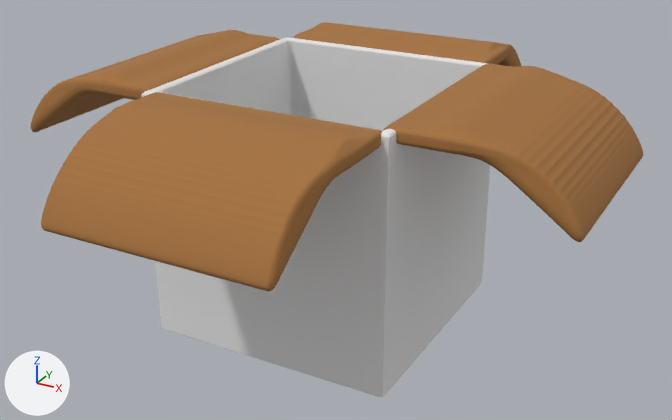
The OBJ model public/UmgeknicktesPaket/umgeknicktesPaket.obj as it was, and as the next commit left it.
The view is the same before and after, from a 50 mm lens placed at (9.88, -17.61, 11.41), pointed at (0.16, 0.07, 2.57). Lighting does not change. The marker at lower left points along +X, +Y and +Z. Where no turn or scale is listed for an object, it has been applied to the vertices.

Objects in the first picture: '23_02_03_06_01_50_711_1', 'umgeknicktesPaket'.
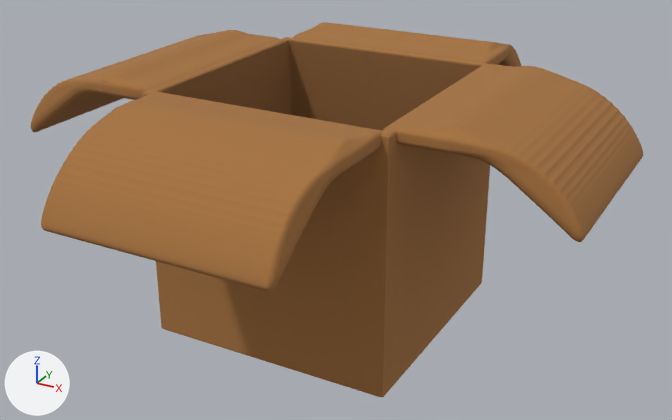
Pixel boxes (x1, y1, x2, y2) of what changed, in the pictures (672 x 420 px):
'umgeknicktesPaket', recoloured (grey to brown)
    both: (141, 37, 490, 398)

Diff of the bpy script that builds the scene:
```diff
--- a/public/UmgeknicktesPaket/umgeknicktesPaket.obj.py
+++ b/public/UmgeknicktesPaket/umgeknicktesPaket.obj.py
@@ img_23_02_03_06_01_50_711_0_color_png @@
+img_23_02_03_06_01_50_711_0_color_png = load_image('23_02_03_06_01_50_711_0_color.png', '23_02_03_06_01_50_711_0_color.png', 2048, 2048, 'sRGB')
@@ mat_23_02_03_06_01_50_711_0 @@
+mat_23_02_03_06_01_50_711_0 = principled_material('23_02_03_06_01_50_711_0')
+mat_23_02_03_06_01_50_711_0.texture = img_23_02_03_06_01_50_711_0_color_png
+mat_23_02_03_06_01_50_711_0.roughness = 1.0
@@ me_umgeknicktespaket @@
 me_umgeknicktespaket.from_pydata(...)  # 4001 vertices, 7998 faces; spans x -2.91..2.91, y -2.91..2.91, z -0.02..5.79
-me_umgeknicktespaket.materials.append(mat_umgeknicktespaket)  # white #e7e7e7
+me_umgeknicktespaket.materials.append(mat_23_02_03_06_01_50_711_0)  # picture img_23_02_03_06_01_50_711_0_color_png
```
